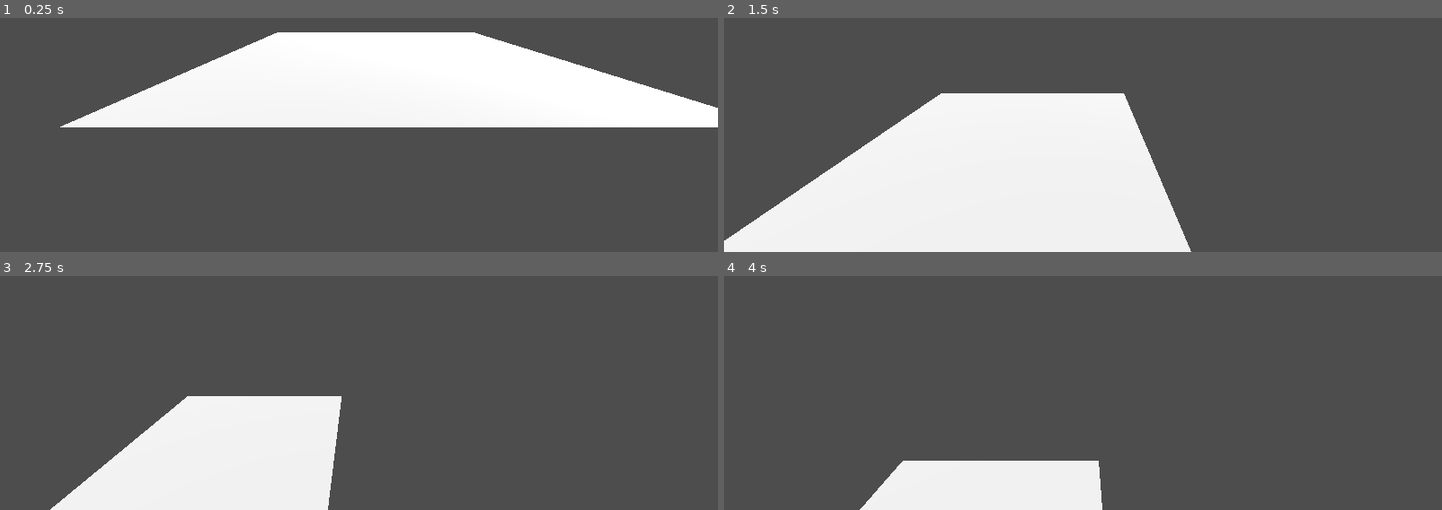
Above: before the commit, frames 1-4 (two rows, left to right).
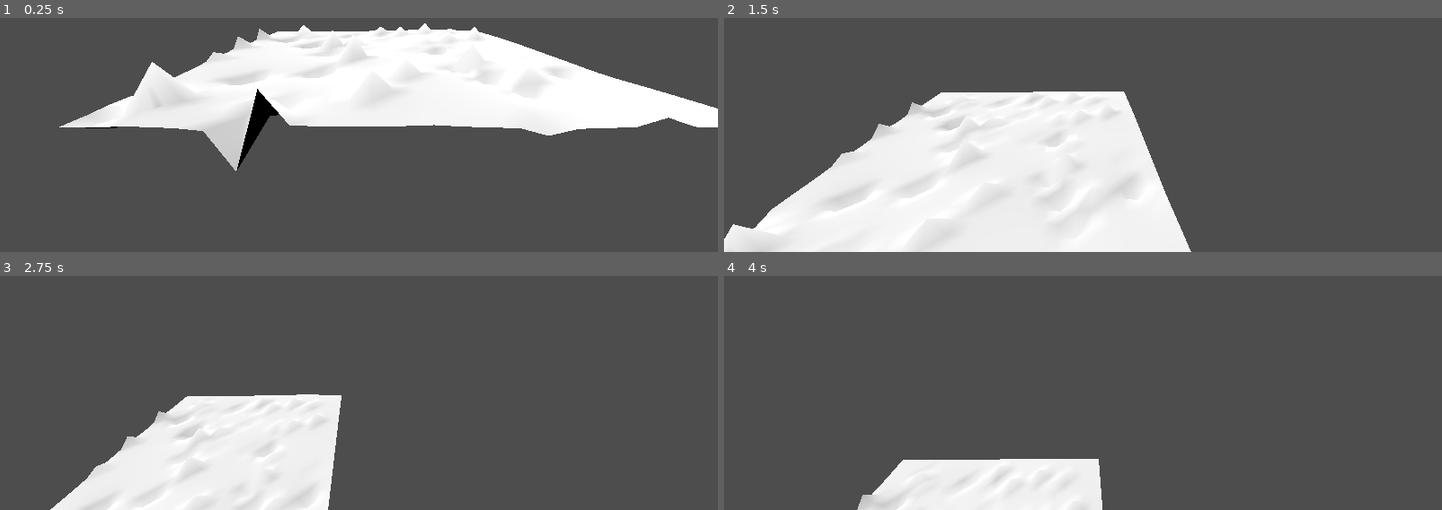
Above: after the commit, the same moments.

Repository: Darius-Gillingham/comp360-group
Game: Godot game, scene res://test3d.tscn
The game is run twice, just before and just after one commit, with the same random seed, the same clock (stepped at 60 frames per second) and the same inputs.
Inputs (mouse positions are in pixels of both pictures, inside the frame that each line leads up to):
- Up to frame 1 (0.25 s): no input
- Up to frame 2 (1.5 s): tap Enter at 0.5 s; move the mouse to (1240, 29) at 0.52 s; hold D 0.53-1.28 s; hold Q 0.53-1.28 s; move the mouse to (939, 71) at 1.27 s; hold S from 1.28 s (still down); tap E at 1.35 s
- Up to frame 3 (2.75 s): move the mouse to (outside the picture) at 2.02 s; release S at 2.03 s; hold D from 2.03 s (still down); hold Q from 2.03 s (still down)
- Up to frame 4 (4 s): move the mouse to (1047, 388) at 2.77 s; release D at 2.78 s; release Q at 2.78 s; hold W 2.78-3.53 s; tap E at 2.85 s; move the mouse to (1298, 369) at 3.52 s; hold A from 3.53 s (still down); hold Q from 3.53 s (still down)

The runs differ from the first frame. In frame 1, 4.4% of the frame differs, in the area x 8-100%, y 2-66%; in frame 2, 1.3%; in frame 3, 0.6%; in frame 4, 0.4%.

Commit message:
added peaks and valleys system to plane

Diff:
--- a/surface.gd
+++ b/surface.gd
@@ -1,6 +1,38 @@
 extends Node3D
 
+#variables determining how peaks are generated
+@export var size:int = 25
+@export var spacing:float = 0.25
+@export var num_peaks:int = 64
+@export var amplitude:float = 0.5
+
+var peaks = []
+
+#function for generating peaks randomly
+func _generate_peaks():
+	peaks.clear()
+	for i in range(num_peaks):
+		var px = randi() % size
+		var py = randi() % size
+		var ph = randf_range(-amplitude, amplitude)
+		peaks.append({ "pos": Vector2(px, py), "h": ph })
+
+#sets point's heights around peaks to gradually approach them
+func get_height(x:int, y:int) -> float:
+	var total_weight = 0.0
+	var weighted_height = 0.0
+	for peak in peaks:
+		var dist = peak["pos"].distance_to(Vector2(x,y)) + 0.001
+		var w = 1.0 / dist
+		total_weight += w
+		weighted_height += peak["h"] * w
+	return weighted_height / total_weight
+
+
 func _ready():
+	randomize()
+	_generate_peaks()
+
 	var mesh_instance = MeshInstance3D.new()
 	var mat = StandardMaterial3D.new()
 	mat.cull_mode = BaseMaterial3D.CULL_DISABLED
@@ -17,19 +49,22 @@
 
 	for x in range(size):
 		for y in range(size):
-			var v0_pos = Vector3(x * spacing, y * spacing, 0)
-			var v1_pos = Vector3((x + 1) * spacing, y * spacing, 0)
-			var v2_pos = Vector3((x + 1) * spacing, (y + 1) * spacing, 0)
-			var v3_pos = Vector3(x * spacing, (y + 1) * spacing, 0)
 
+			#vars changed to randomized heights
+			var h0 = get_height(x, y)
+			var h1 = get_height(x+1, y)
+			var h2 = get_height(x+1, y+1)
+			var h3 = get_height(x, y+1)
+
+			#random heights applied
 			st.set_uv(Vector2(0,0))
-			st.add_vertex(Vector3(x*spacing,0 , y*spacing)) #V0
+			st.add_vertex(Vector3(x*spacing,h0 , y*spacing)) #V0
 			st.set_uv(Vector2(1,0))
-			st.add_vertex(Vector3((x+1)*spacing, 0, y*spacing)) #V1
+			st.add_vertex(Vector3((x+1)*spacing, h1, y*spacing)) #V1
 			st.set_uv(Vector2(1,1))
-			st.add_vertex(Vector3((x+1)*spacing, 0, (y+1)*spacing)) #V2
+			st.add_vertex(Vector3((x+1)*spacing, h2, (y+1)*spacing)) #V2
 			st.set_uv(Vector2(0,1))
-			st.add_vertex(Vector3(x*spacing, 0, (y+1)*spacing)) #V3
+			st.add_vertex(Vector3(x*spacing, h3, (y+1)*spacing)) #V3
 
 			var v0 = vertex_count
 			var v1 = vertex_count + 1
